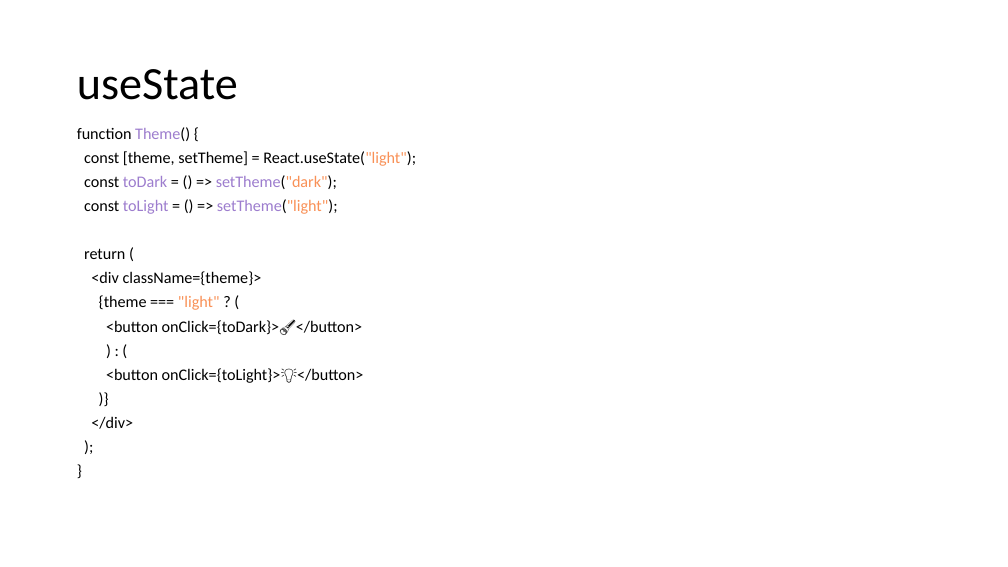
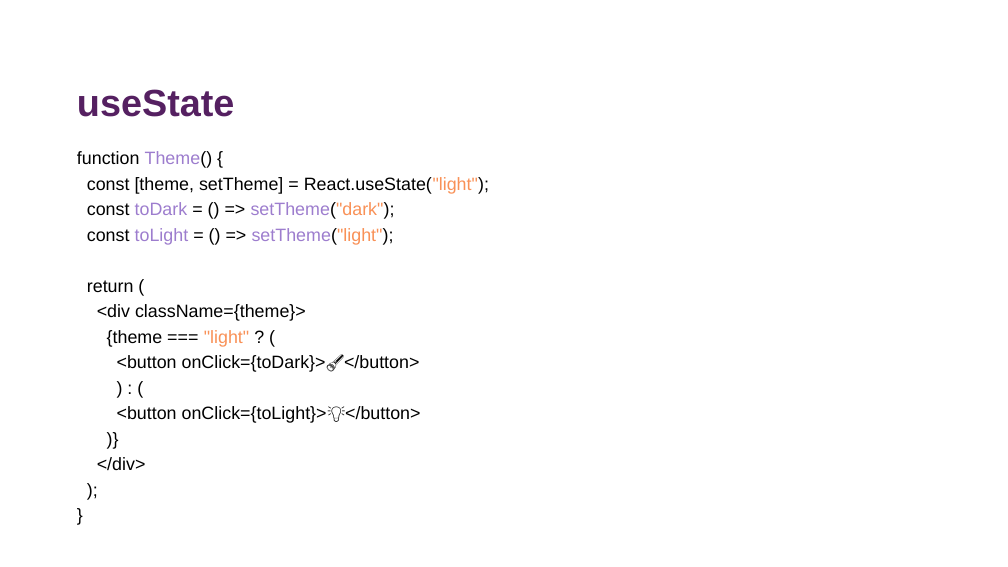
Before and after one commit to davidlambl/Lunch-and-Learns, a slide deck: slide 10 of Powerpoint Deck/React-State-Management.pptx. Drawn at 1008x567 pixels with LibreOffice and Linux fonts; fonts in the diff are those of the drawing. Boxes give left, top, right and bottom in pixels: in the first picture for what was removed or moved away, otherwise in the second. Text is boxed around its words. In the diff, an @@ line names an element or a change of style, - is before the commit and + after.

```diff
--- a/Powerpoint Deck/React-State-Management.pptx
+++ b/Powerpoint Deck/React-State-Management.pptx
@@ title "useState": place and size @@
-title "useState" at <box>77,69,238,100</box>
+title "useState" at <box>77,89,234,117</box>
@@ title "useState" at <box>77,89,234,117</box>: size 44 to 36 pt, font Calibri to Arial, text colour #000000 to #552061, bold on; vertical alignment middle to top @@
@@ text "function Theme() {": place and size @@
-text "function Theme() {" at <box>77,127,416,429</box>
+text "function Theme() {" at <box>77,151,489,471</box>
@@ text "function Theme() {" at <box>77,151,489,471</box>: size 15.4 to 17 pt, font Calibri to Arial @@
```
Also in this commit, not shown: 5 other slides changed, 3 slides added, 2 slides removed, 23 other files.
